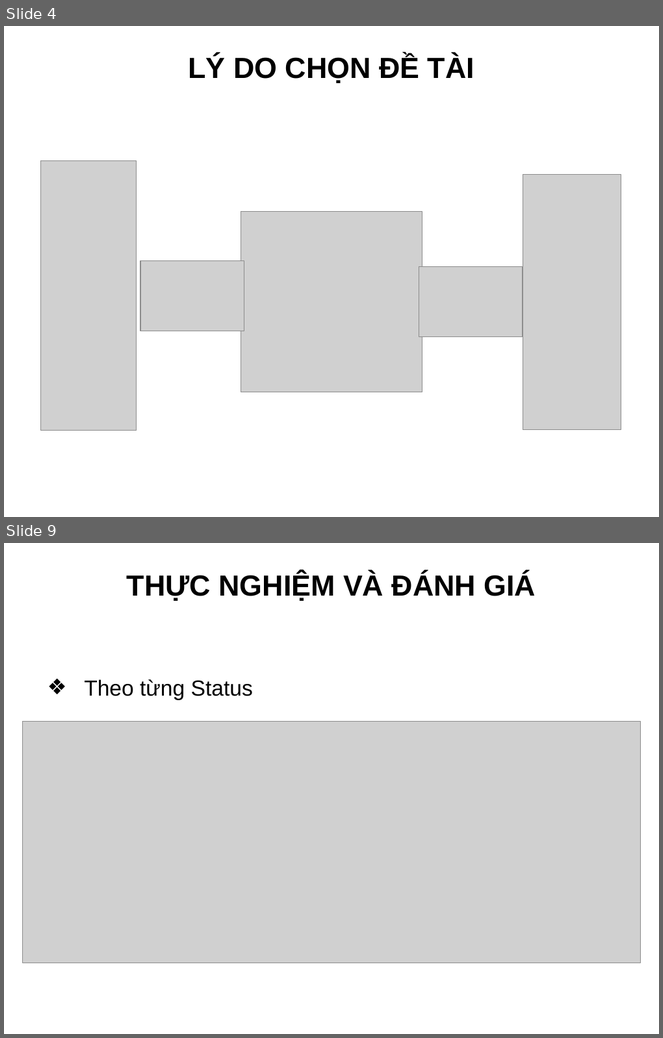
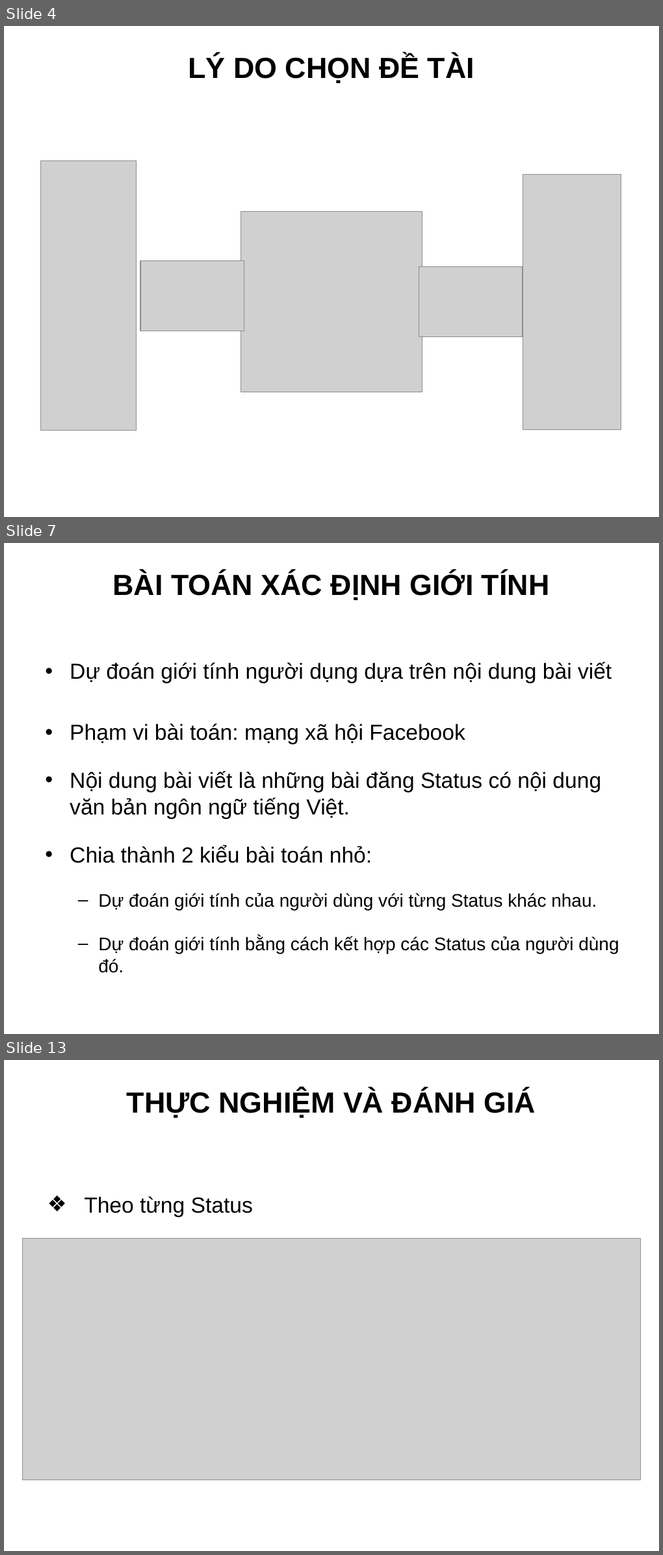
Before and after one commit to truonghaibg/thesis, a slide deck: tchai/Slide_LuanVan_TruongCongHai.ppt. Shown one above the other, each under a label of ours: slides 4 and 9 before the commit, slides 4, 7 and 13 after it; the slides between them are not shown. The pictures are 663x1038 and 663x1555 pixels, drawn with LibreOffice and Linux fonts; fonts in the diff are those of the drawing; grey boxes stand for pictures; background and template pictures are left out. Boxes give left, top, right and bottom in pixels: in the first picture for what was removed or moved away, otherwise in the second. Text is boxed around its words. In the diff, an @@ line names an element or a change of style, - is before the commit and + after.

```diff
--- a/tchai/Slide_LuanVan_TruongCongHai.ppt
+++ b/tchai/Slide_LuanVan_TruongCongHai.ppt
@@ slide 7 added at [4,543,659,1034], background picture (left out) @@
@@ title added at [113,572,549,600], 32 pt, text #000000, bold @@
+BÀI TOÁN XÁC ĐỊNH GIỚI TÍNH
@@ text added at [70,662,619,973], 24 pt, text #000000 @@
+• Dự đoán giới tính người dụng dựa trên nội dung bài viết
+• Phạm vi bài toán: mạng xã hội Facebook
+• Nội dung bài viết là những bài đăng Status có nội dung văn bản ngôn ngữ tiếng Việt.
+• Chia thành 2 kiểu bài toán nhỏ:
+  – Dự đoán giới tính của người dùng với từng Status khác nhau.
+  – Dự đoán giới tính bằng cách kết hợp các Status của người dùng đó.
@@ what was slide 9 is now slide 13 @@
```
Also in this commit, not shown: 4 slides changed, 5 other slides added, 1 slide removed.
